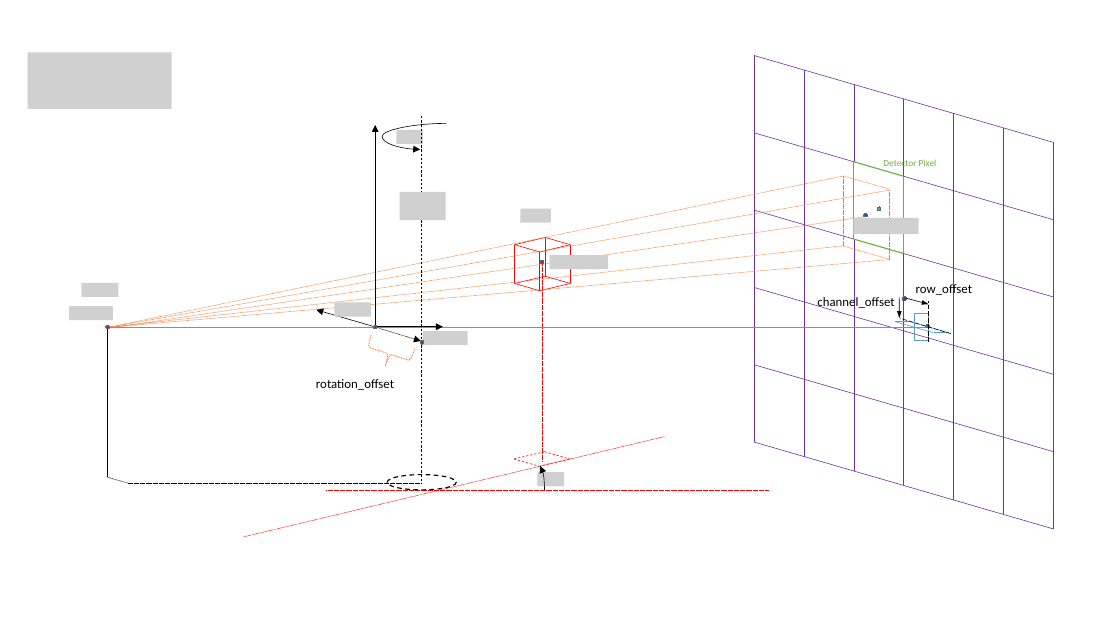
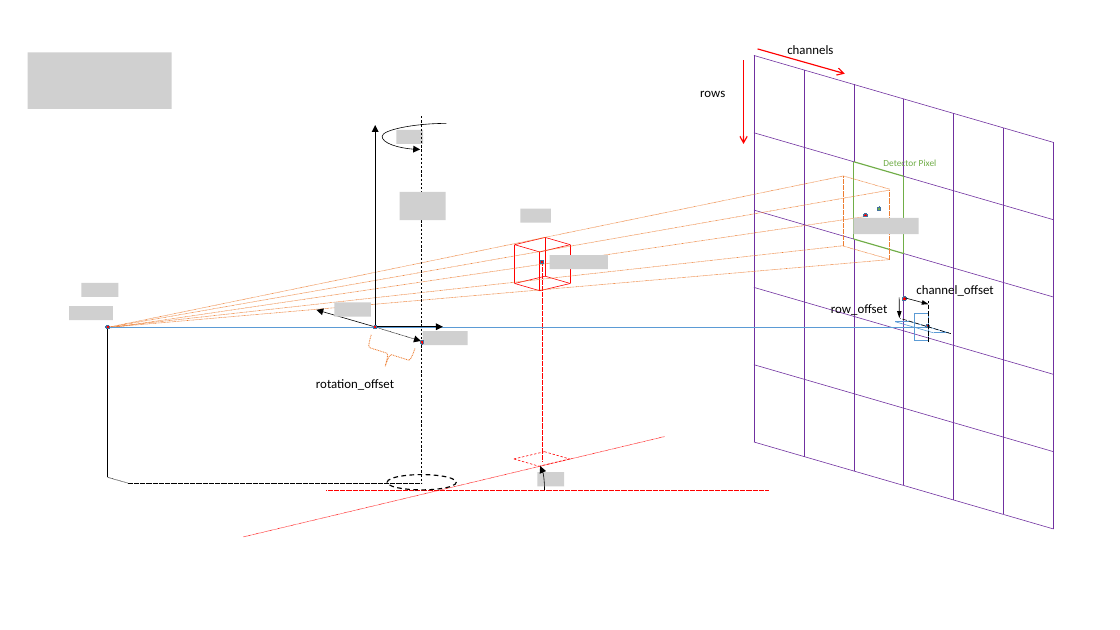
Before and after one commit to cabouman/mbircone, a slide deck: slide 1 of docs/geometry_docs/Geometry Drawings.pptx. Drawn at 1120x630 pixels with LibreOffice and Linux fonts; fonts in the diff are those of the drawing; grey boxes stand for pictures; background and template pictures are left out. Boxes give left, top, right and bottom in pixels: in the first picture for what was removed or moved away, otherwise in the second. Text is boxed around its words. In the diff, an @@ line names an element or a change of style, - is before the commit and + after.

Commit message:
Correct geometry drawing

```diff
--- a/docs/geometry_docs/Geometry Drawings.pptx
+++ b/docs/geometry_docs/Geometry Drawings.pptx
@@ arrow added from (758, 49) to (845, 74), #FF0000 1 pt @@
@@ text added at (787,45,833,58), 11 pt, text #000000 @@
+channels
@@ arrow added from (744, 60) to (744, 144), #FF0000 1 pt @@
@@ text added at (700,90,725,97), 11 pt, text #000000 @@
+rows
@@ text "row_offset": place and size @@
-text "row_offset" at (916,282,972,297)
+text "row_offset" at (831,302,887,317)
@@ text "channel_offset": place and size @@
-text "channel_offset" at (817,296,894,311)
+text "channel_offset" at (916,284,993,299)
```
